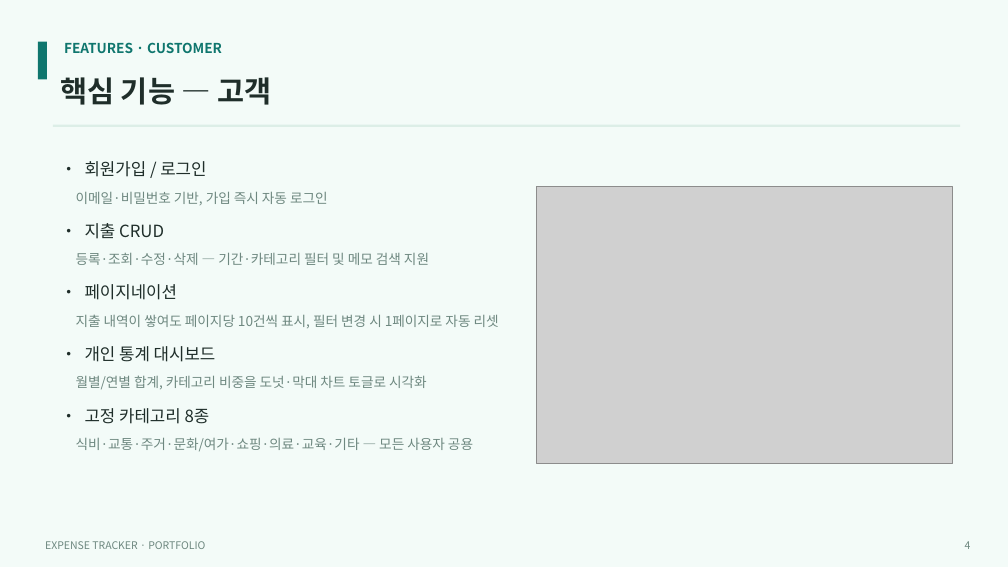
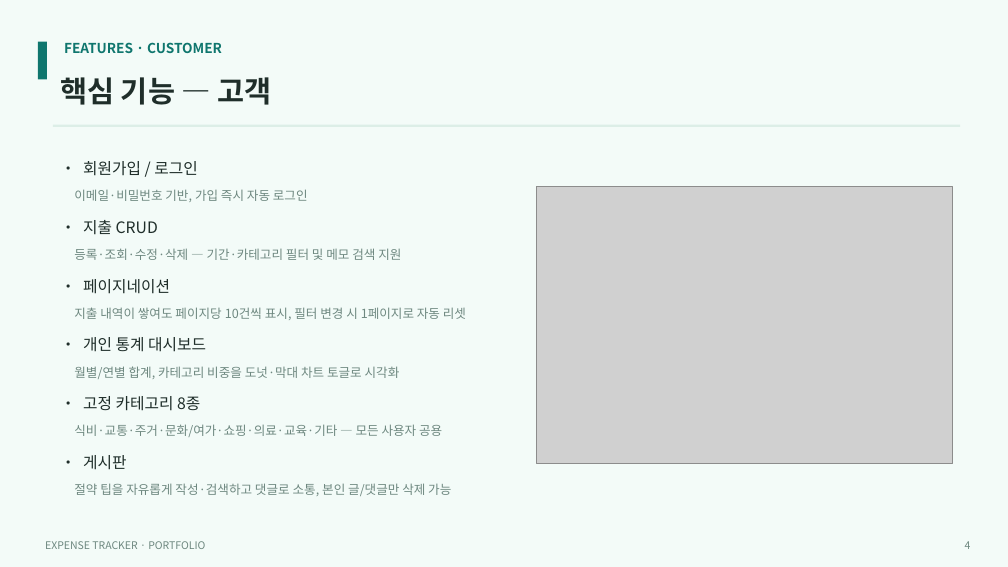
Before and after one commit to DavidLee534/expense-tracker, a slide deck: slide 4 of portfolio/expense-tracker-portfolio.pptx. Drawn at 1008x567 pixels with LibreOffice and Linux fonts; fonts in the diff are those of the drawing; grey boxes stand for pictures. Boxes give left, top, right and bottom in pixels: in the first picture for what was removed or moved away, otherwise in the second. Text is boxed around its words. In the diff, an @@ line names an element or a change of style, - is before the commit and + after.

```diff
--- a/portfolio/expense-tracker-portfolio.pptx
+++ b/portfolio/expense-tracker-portfolio.pptx
@@ text at bbox=[74, 161, 466, 437]: size 16 to 15 pt in "• 회원가입 / 로그인", "• 지출 CRUD", "• 페이지네이션", "• 개인 통계 대시보드" and 1 more places; size 13 to 12 pt in "이메일·비밀번호 기반, 가입 즉시 자동 로그인", "등록·조회·수정·삭제 — 기간·카테고리 필터 및 메모 검색 ...", "지출 내역이 쌓여도 페이지당 10건씩 표시, 필터 ...", "월별/연별 합계, 카테고리 비중을 도넛·막대 차트 토글로 ..." and 1 more places @@
@@ text at bbox=[74, 455, 451, 496]: paragraphs added @@
+• 게시판
+절약 팁을 자유롭게 작성·검색하고 댓글로 소통, 본인 글/댓글만 삭제 가능
```
Also in this commit, not shown: 1 other slide changed.
